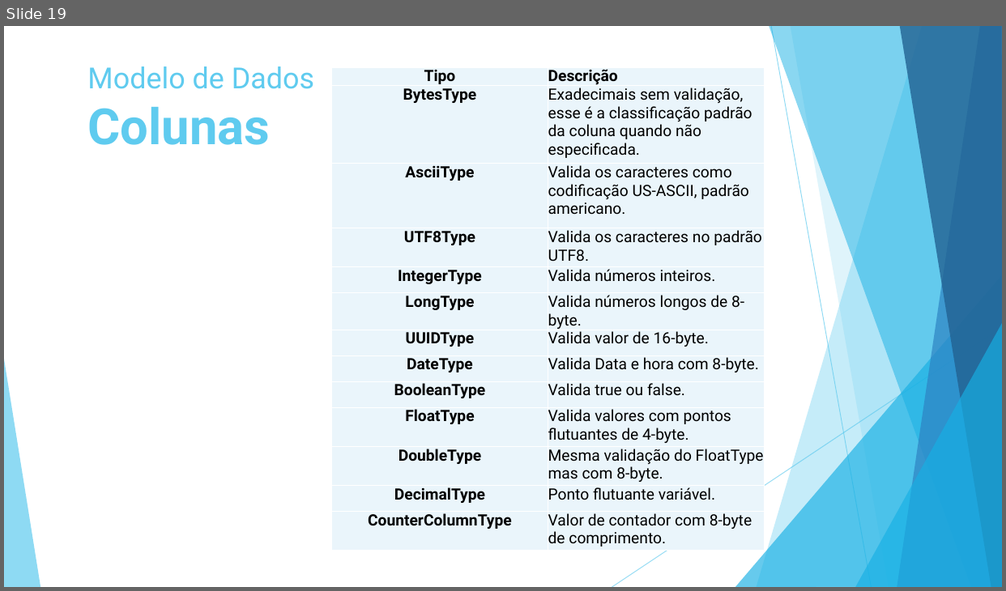
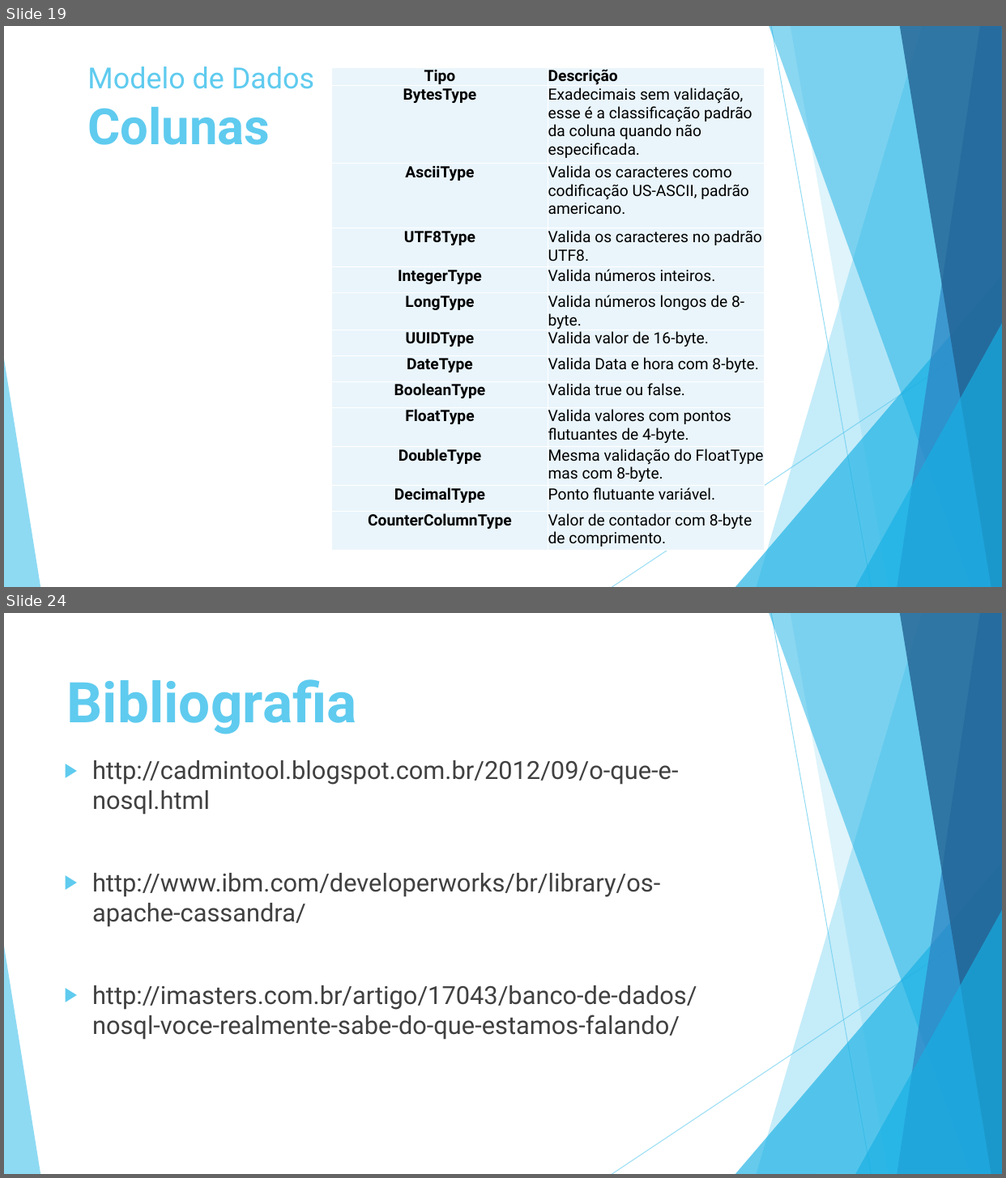
Before and after one commit to luiscferraz/bd-penitenciaria, a slide deck: Seminario/NoSQL v2.pptx. Shown one above the other, each under a label of ours: slide 19 before the commit, slides 19 and 24 after it; the slides between them are not shown. The pictures are 1006x591 and 1006x1178 pixels, drawn with LibreOffice and Linux fonts; fonts in the diff are those of the drawing. Boxes give left, top, right and bottom in pixels: in the first picture for what was removed or moved away, otherwise in the second. Text is boxed around its words. In the diff, an @@ line names an element or a change of style, - is before the commit and + after.

```diff
--- a/Seminario/NoSQL v2.pptx
+++ b/Seminario/NoSQL v2.pptx
@@ slide 24 added at (4,613,1002,1174), background #FFFFFF; not listed: 10 template elements that a slide beside it also shows @@
@@ title added at (67,679,357,735), 54 pt, text #5FCBEF, bold @@
+Bibliografia
@@ text added at (92,760,697,1040), 24 pt, text #404040 @@
+▶ http://cadmintool.blogspot.com.br/2012/09/o-que-e-nosql.html
+▶ http://www.ibm.com/developerworks/br/library/os-apache-cassandra/
+▶ http://imasters.com.br/artigo/17043/banco-de-dados/nosql-voce-realmente-sabe-do-que-estamos-falando/
```
Also in this commit, not shown: 2 slides changed, 3 other slides added, 1 slide removed.
